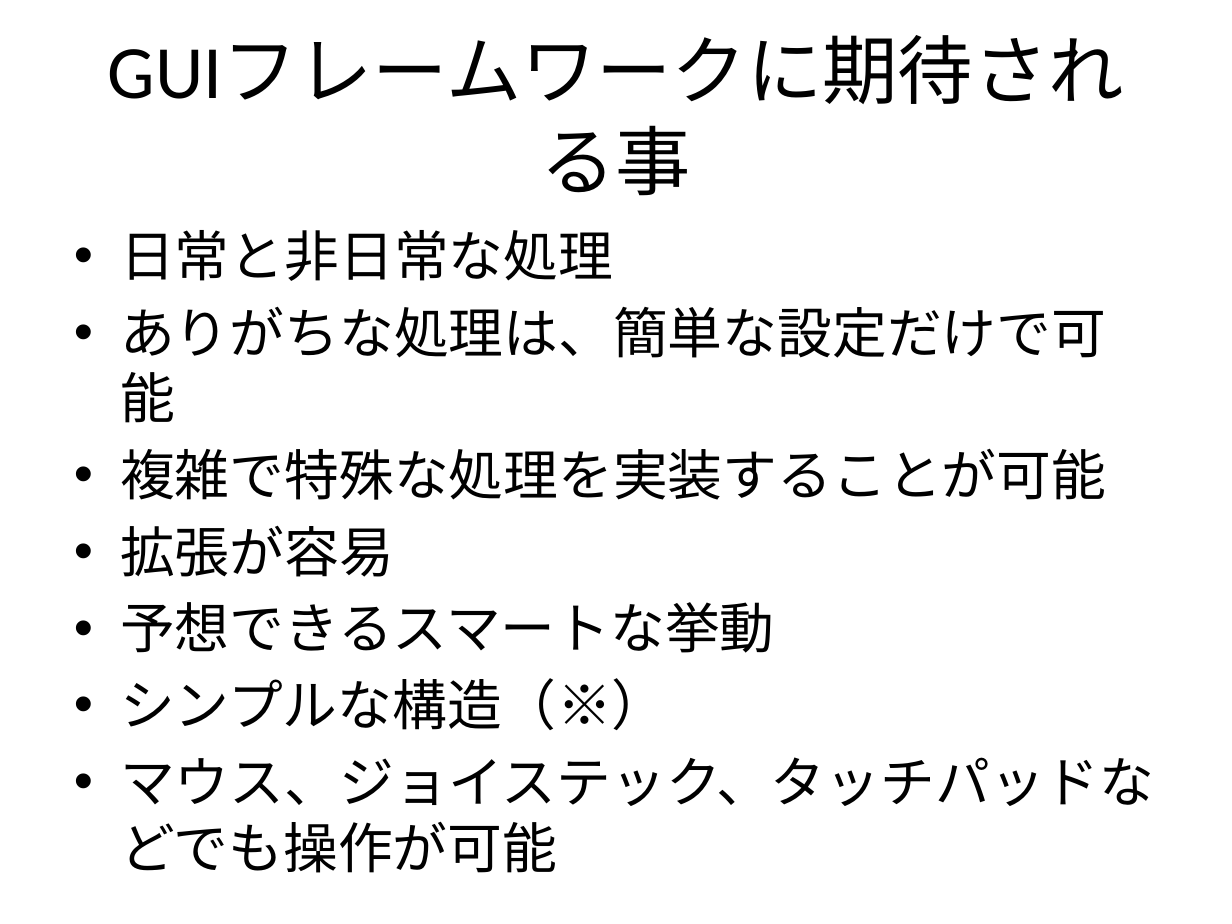
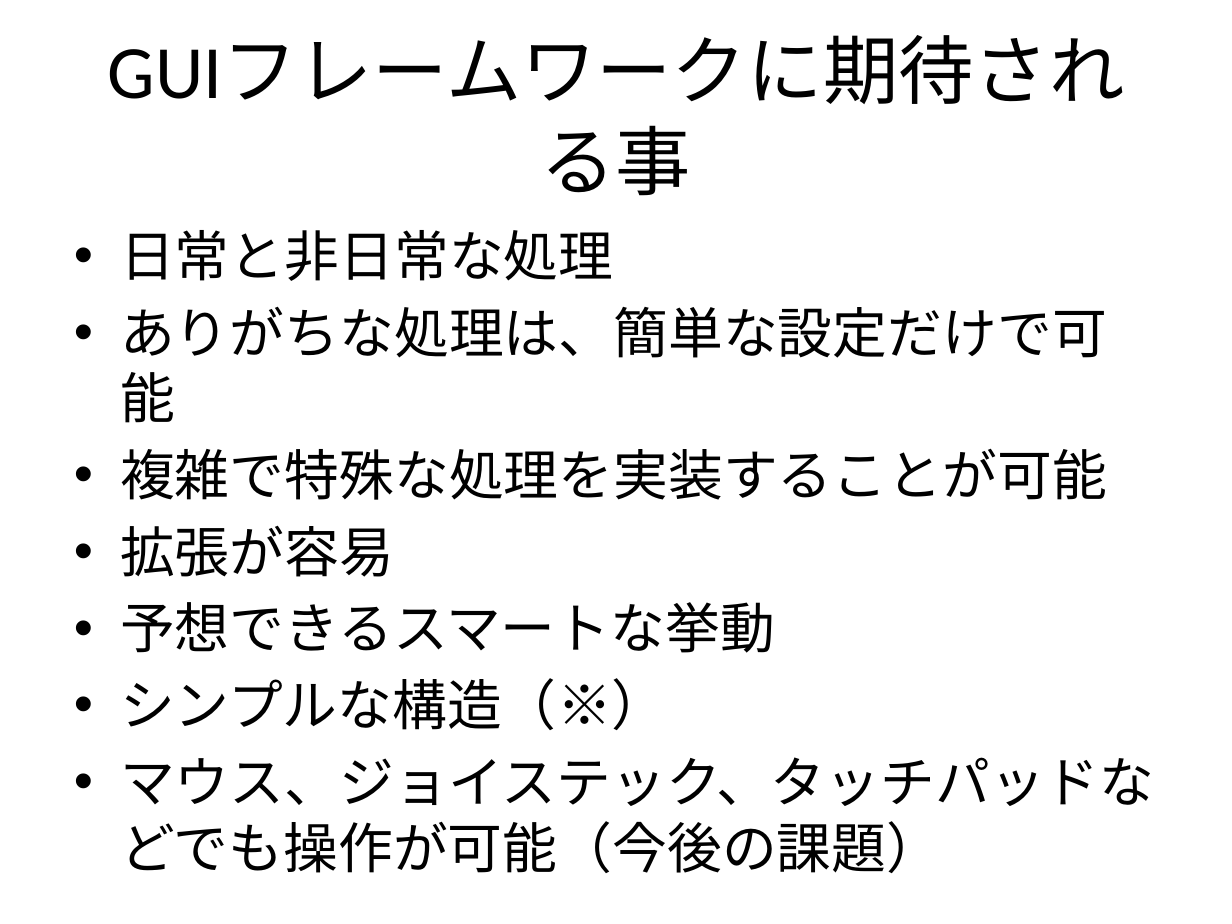
Before and after one commit to hirakuni45/glfw3_app, a slide deck: slide 18 of glfw3_app/docs/GLFW3_OpenGL_GUI.pptx. Drawn at 1232x924 pixels with LibreOffice and Linux fonts; fonts in the diff are those of the drawing. Boxes give left, top, right and bottom in pixels: in the first picture for what was removed or moved away, otherwise in the second. Text is boxed around its words. In the diff, an @@ line names an element or a change of style, - is before the commit and + after.

```diff
--- a/glfw3_app/docs/GLFW3_OpenGL_GUI.pptx
+++ b/glfw3_app/docs/GLFW3_OpenGL_GUI.pptx
@@ text at box(120, 757, 1154, 873): text changed @@
-• マウス、ジョイステック、タッチパッドなどでも操作が可能
+• マウス、ジョイステック、タッチパッドなどでも操作が可能（今後の課題）
```
Also in this commit, not shown: 3 other slides changed.
